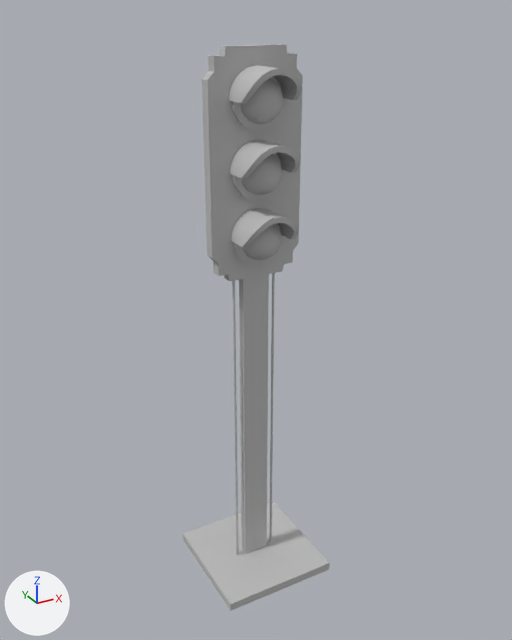
Two versions of the OBJ model src/jMonkeyEclipse/assets/Models/traffic_light.obj, one commit apart.
Both versions are drawn from a 50 mm lens placed at (-4.96, -9.09, 9.28), pointed at (0.07, 0.06, 4.71). Lighting does not change. The marker at lower left points along +X, +Y and +Z. Where no turn or scale is listed for an object, it has been applied to the vertices.

In view in the first picture: 'traffic_light'.
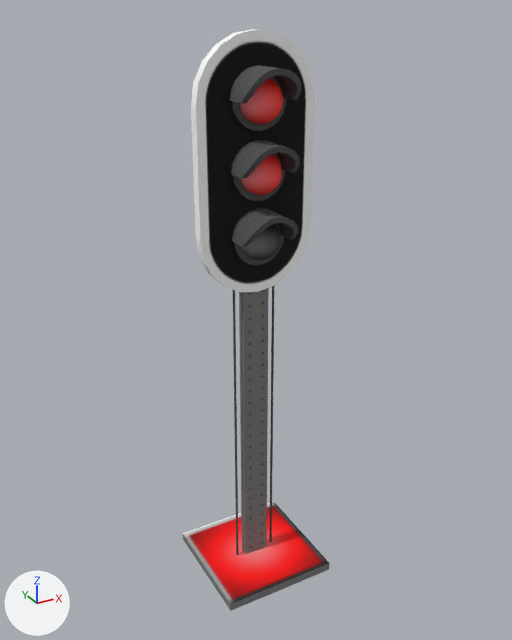
What the commit changed:
Picture 'trafficLight_red.jpg' (img_trafficlight_red_jpg) is new.
In material 'initialShadingGroup' (mat_initialshadinggroup), base_color is no longer (0.5, 0.5, 0.5), grey #bcbcbc.
In material 'initialShadingGroup' (mat_initialshadinggroup), texture is now set to img_trafficlight_red_jpg.
me_traffic_light is used by ob_traffic_light; location (0.0, 0.0, 0.0).
me_traffic_light had 3141 vertices, 3147 faces and spanned x -1.0..1.0, y -1.0..1.0, z -0.01..8.82.
me_traffic_light now has 2105 vertices, 2185 faces and spans x -1.0..1.0, y -1.0..1.0, z -0.01..9.03.
me_traffic_light part 1: the loose piece of 1088 vertices spanning x -0.75..0.75, y -0.09..0.09, z 5.51..8.82 is rebuilt with 52 vertices and now spans x -0.94..0.94, y -0.12..0.04, z 5.27..9.03.
me_traffic_light part 2: 2118 kept faces spanning x -1.0..1.0, y -1.0..1.0, z -0.01..8.57 get new texture (UV) coordinates.

Boxes (x1, y1, x2, y2) around the edits, measured in the pictures (512 x 640 px):
'traffic_light', surface changed, reshaped
    before: (183, 44, 330, 611)
    after: (183, 29, 330, 611)
part 1 of me_traffic_light, rebuilt (23% wider, 11% taller)
    before: (202, 44, 303, 281)
    after: (191, 29, 315, 292)
part 2 of me_traffic_light, surface changed
    both: (183, 65, 330, 611)
